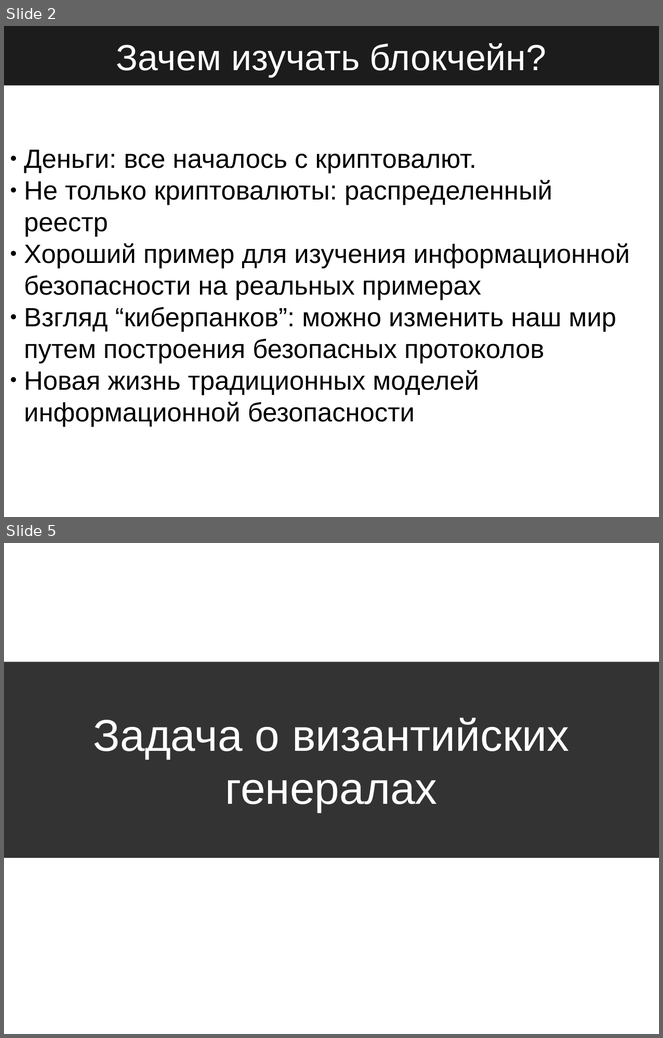
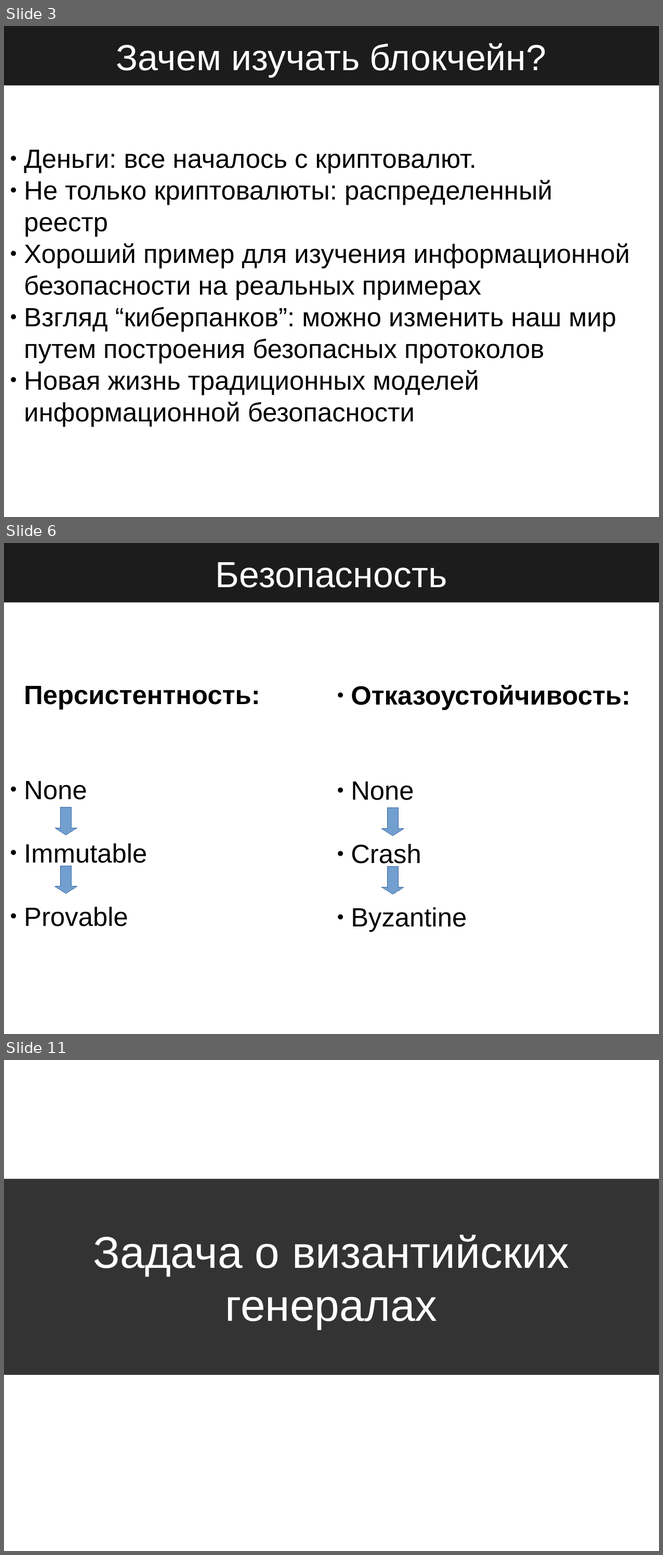
Before and after one commit to StateProof/blockchainClass, a slide deck: executive/1.Intro.odp. Shown one above the other, each under a label of ours: slides 2 and 5 before the commit, slides 3, 6 and 11 after it; the slides between them are not shown. The pictures are 663x1038 and 663x1555 pixels, drawn with LibreOffice and Linux fonts; fonts in the diff are those of the drawing. Boxes give left, top, right and bottom in pixels: in the first picture for what was removed or moved away, otherwise in the second. Text is boxed around its words. In the diff, an @@ line names an element or a change of style, - is before the commit and + after.

```diff
--- a/executive/1.Intro.odp
+++ b/executive/1.Intro.odp
@@ slide 6 added at <box>4,543,659,1034</box>, background #FFFFFF @@
@@ title added at <box>4,543,659,602</box>, fill #1C1C1C, 44 pt, text #FFFFFF @@
+Безопасность
@@ subtitle added at <box>24,686,260,927</box>, 32 pt, text #000000 @@
+Персистентность:
+● None
+● Immutable
+● Provable
@@ text added at <box>351,685,631,932</box>, 32 pt, text #000000, bold @@
+● Отказоустойчивость:
+● None
+● Crash
+● Byzantine
@@ down arrow added at <box>55,808,77,836</box>, fill #729FCF, outline #3465A4 0 pt @@
@@ down arrow added at <box>382,808,404,836</box>, fill #729FCF, outline #3465A4 0 pt @@
@@ down arrow added at <box>55,866,77,894</box>, fill #729FCF, outline #3465A4 0 pt @@
@@ down arrow added at <box>382,867,404,895</box>, fill #729FCF, outline #3465A4 0 pt @@
@@ what was slide 2 is now slide 3 @@
@@ what was slide 5 is now slide 11 @@
```
Also in this commit, not shown: 3 slides changed, 18 other slides added, 2 slides removed, 4 other files.
